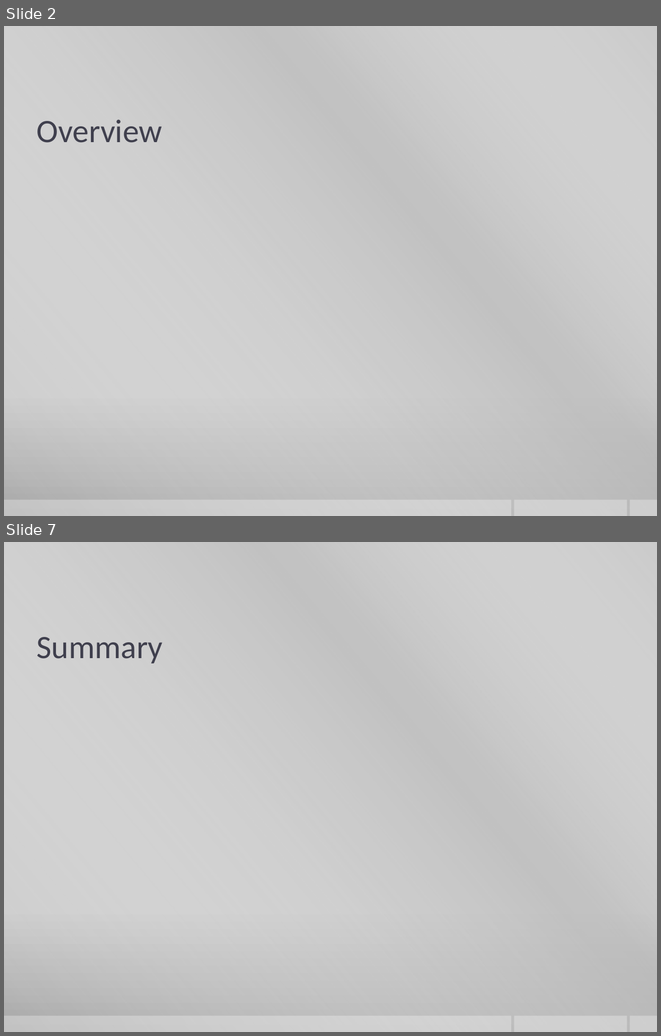
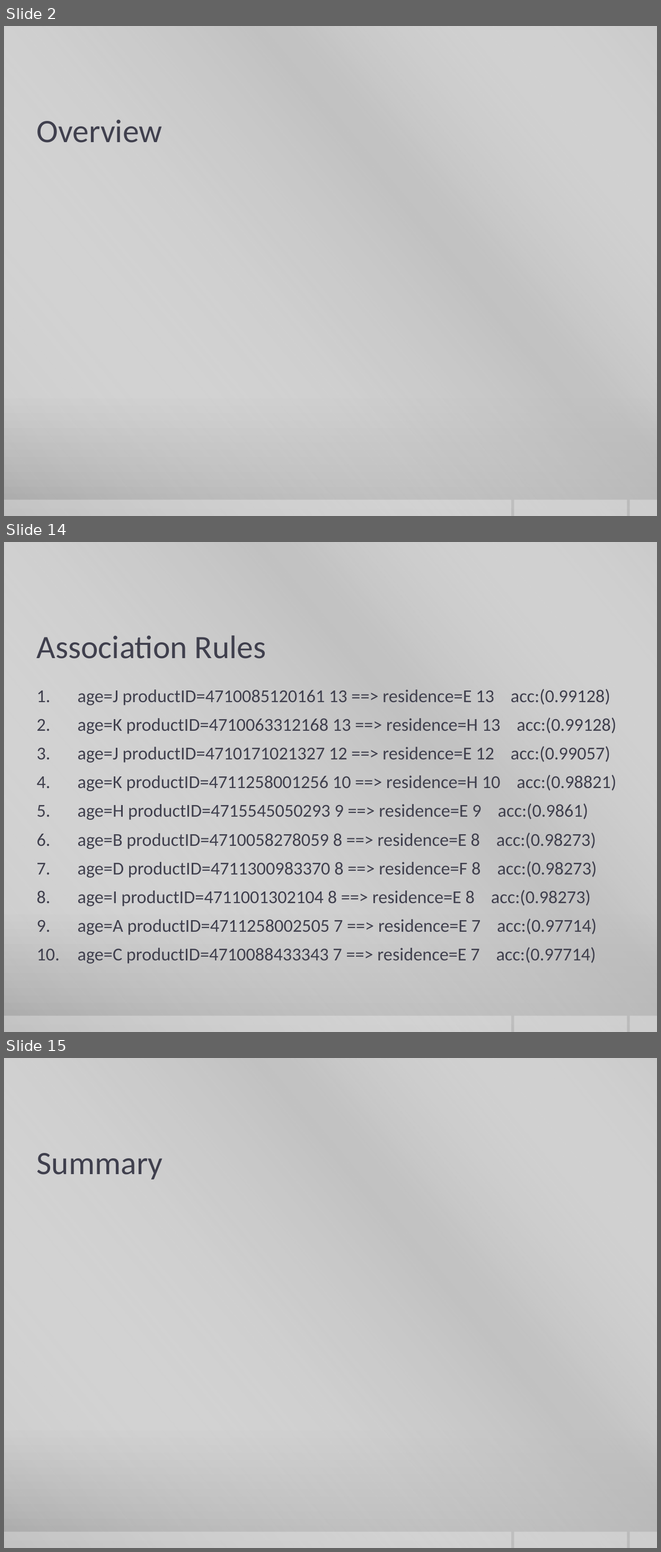
Before and after one commit to curtiskelsey/CS8370Group, a slide deck: Advertising Positioning.pptx. Shown one above the other, each under a label of ours: slides 2 and 7 before the commit, slides 2, 14 and 15 after it; the slides between them are not shown. The pictures are 661x1036 and 661x1552 pixels, drawn with LibreOffice and Linux fonts; fonts in the diff are those of the drawing; background and template pictures are left out. Boxes give left, top, right and bottom in pixels: in the first picture for what was removed or moved away, otherwise in the second. Text is boxed around its words. In the diff, an @@ line names an element or a change of style, - is before the commit and + after.

```diff
--- a/Advertising Positioning.pptx
+++ b/Advertising Positioning.pptx
@@ slide 14 added at (4, 542, 657, 1032), background gradient #CBCBCB to #C8C8C8 to #A7A7A7; not listed: 4 template elements that a slide beside it also shows @@
@@ title added at (37, 635, 266, 659), 36 pt, text #3F3F4D @@
+Association Rules
@@ text added at (78, 689, 616, 963), 20 pt, text #3F3F4D @@
+1. age=J productID=4710085120161 13 ==> residence=E 13 acc:(0.99128)
+2. age=K productID=4710063312168 13 ==> residence=H 13 acc:(0.99128)
+3. age=J productID=4710171021327 12 ==> residence=E 12 acc:(0.99057)
+4. age=K productID=4711258001256 10 ==> residence=H 10 acc:(0.98821)
+5. age=H productID=4715545050293 9 ==> residence=E 9 acc:(0.9861)
+6. age=B productID=4710058278059 8 ==> residence=E 8 acc:(0.98273)
+7. age=D productID=4711300983370 8 ==> residence=F 8 acc:(0.98273)
+8. age=I productID=4711001302104 8 ==> residence=E 8 acc:(0.98273)
+9. age=A productID=4711258002505 7 ==> residence=E 7 acc:(0.97714)
+10. age=C productID=4710088433343 7 ==> residence=E 7 acc:(0.97714)
@@ what was slide 7 is now slide 15 @@
```
Also in this commit, not shown: 4 slides changed, 7 other slides added, 16 other files.
